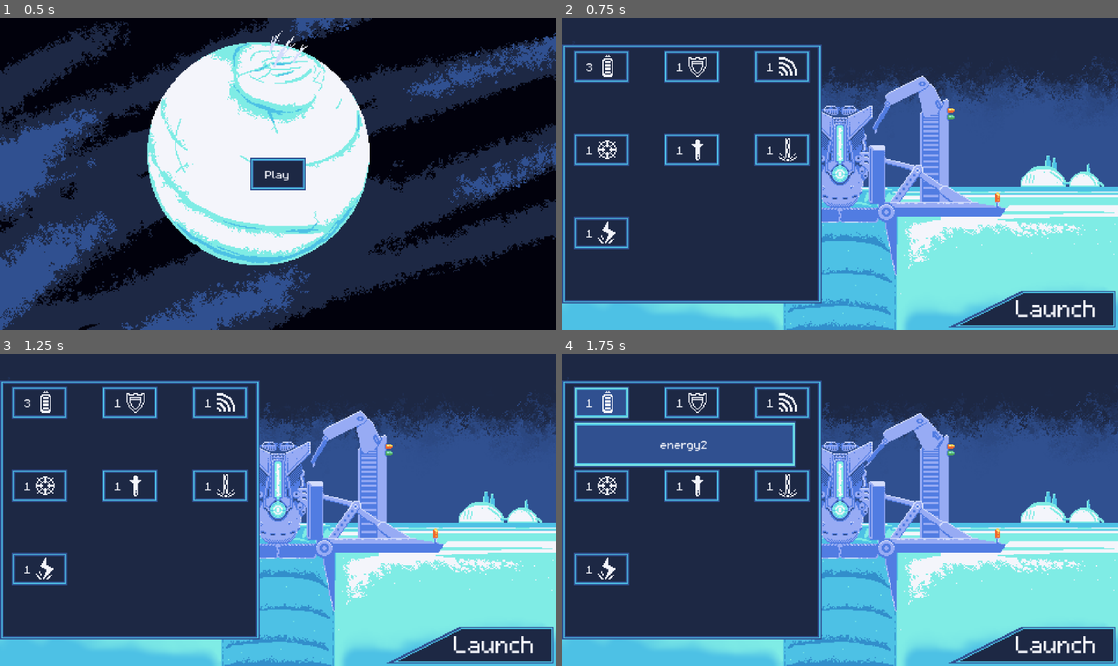
Above: before the commit, frames 1-4 (two rows, left to right).
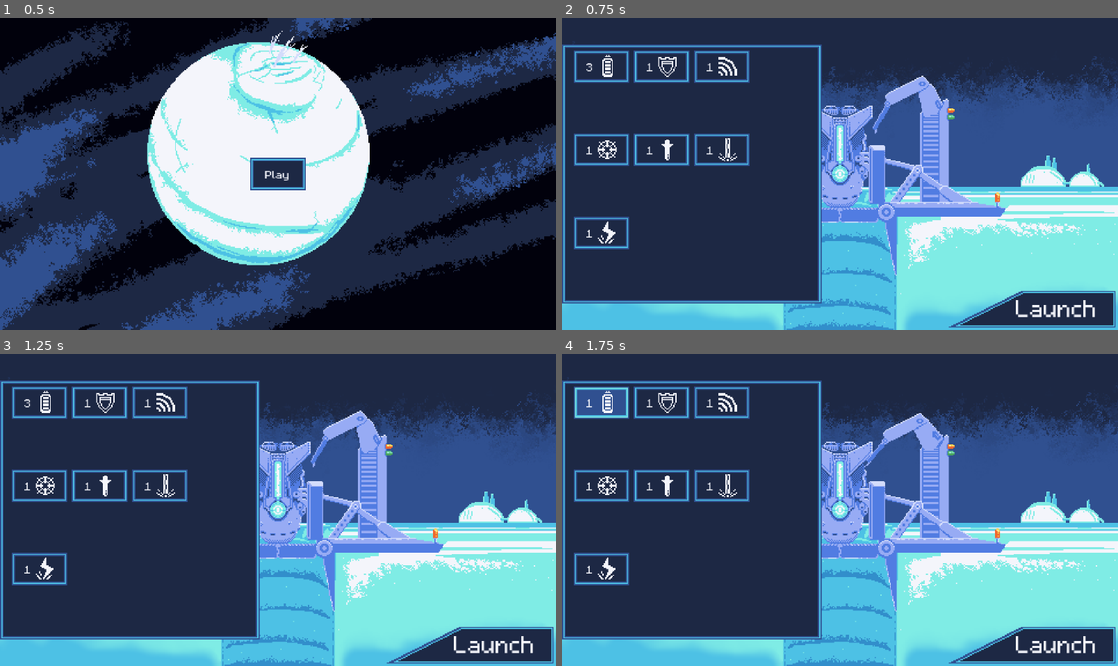
Above: after the commit, the same moments.

Repository: austingwatson/Depths
Game: Godot game, scene res://scenes/title_screen.tscn
The game is run twice, just before and just after one commit, with the same random seed, the same clock (stepped at 60 frames per second) and the same inputs.
Inputs (mouse positions are in pixels of both pictures, inside the frame that each line leads up to):
- Up to frame 1 (0.5 s): no input
- Up to frame 2 (0.75 s): click "Play" at 0.5 s
- Up to frame 3 (1.25 s): no input
- Up to frame 4 (1.75 s): click (600, 403) at 1.25 s

Frame 1 is identical in both runs. In frame 2, 2.6% of the frame differs, in the area x 12-45%, y 10-48%; in frame 3, 2.6%; in frame 4, 8.5%, in the area x 2-45%, y 10-48%.

Commit message:
finsihed laser

Diff:
--- a/project.godot
+++ b/project.godot
@@ -86,6 +86,7 @@
 2d_physics/layer_3="Enemy"
 2d_physics/layer_4="Neutral"
 2d_physics/layer_5="Research"
+2d_physics/layer_6="Enemy Laser"
 
 [rendering]
 
--- a/resources/player_stats.tres
+++ b/resources/player_stats.tres
@@ -25,7 +25,7 @@
 torpedo_cooldown = 1.0
 torpedo_homing = 0.0
 laser_damage = 1
-laser_energy = 25.0
+laser_energy = 1.0
 laser_cooldown = 1.0
 laser_tick_speed = 1.0
 shock_damage = 1
--- a/scenes/entity/actor/floater.tscn
+++ b/scenes/entity/actor/floater.tscn
@@ -83,7 +83,7 @@
 deceleration = 500.0
 
 [node name="HurtBox" parent="." node_paths=PackedStringArray("entity") instance=ExtResource("2_41qwq")]
-collision_layer = 8
+collision_layer = 40
 collision_mask = 2
 entity = NodePath("..")
 max_health = 1
--- a/scenes/entity/actor/hunter_fish.tscn
+++ b/scenes/entity/actor/hunter_fish.tscn
@@ -42,7 +42,7 @@
 show_time = 2.5
 
 [node name="HurtBox" parent="." node_paths=PackedStringArray("entity") instance=ExtResource("3_vbyxb")]
-collision_layer = 4
+collision_layer = 36
 collision_mask = 2
 entity = NodePath("..")
 max_health = 1
--- a/scenes/entity/actor/player.tscn
+++ b/scenes/entity/actor/player.tscn
@@ -62,9 +62,6 @@
 cooldown = 5.0
 
 [node name="TorpedoCooldown" parent="SkillCooldowns" instance=ExtResource("6_b81v7")]
-cooldown = 1.0
-
-[node name="LaserCooldown" parent="SkillCooldowns" instance=ExtResource("6_b81v7")]
 cooldown = 1.0
 
 [node name="ShockCooldown" parent="SkillCooldowns" instance=ExtResource("6_b81v7")]
--- a/scenes/entity/actor/urchin.tscn
+++ b/scenes/entity/actor/urchin.tscn
@@ -73,7 +73,7 @@
 vframes = 2
 
 [node name="HurtBox" parent="." node_paths=PackedStringArray("entity") instance=ExtResource("3_oxdx7")]
-collision_layer = 4
+collision_layer = 36
 collision_mask = 2
 entity = NodePath("..")
 max_health = 1
--- a/scenes/entity/projectile/laser.tscn
+++ b/scenes/entity/projectile/laser.tscn
@@ -37,7 +37,7 @@
 
 [node name="Laser" type="RayCast2D"]
 target_position = Vector2(0, 0)
-collision_mask = 13
+collision_mask = 33
 script = ExtResource("1")
 growth_time = 1.0
 
@@ -100,3 +100,9 @@
 scale_amount_max = 0.5
 scale_amount_curve = SubResource("Curve_lconw")
 color_ramp = SubResource("Gradient_ku2hi")
+
+[node name="Timer" type="Timer" parent="."]
+wait_time = 0.25
+one_shot = true
+
+[connection signal="timeout" from="Timer" to="." method="_on_timer_timeout"]
--- a/scenes/game.tscn
+++ b/scenes/game.tscn
@@ -10,6 +10,7 @@
 [ext_resource type="Texture2D" uid="uid://dd60ahlecpedw" path="res://assets/textures/level/dark_currents_parallax.png" id="7_vtaks"]
 [ext_resource type="Texture2D" uid="uid://dokvvrp78f7cn" path="res://assets/textures/level/ice_tunnel.png" id="8_gee14"]
 [ext_resource type="PackedScene" uid="uid://cnnmg6jwxpv4p" path="res://scenes/entity/ice_shelf.tscn" id="9_0tnpc"]
+[ext_resource type="Texture2D" uid="uid://ccn0ikslju12v" path="res://assets/textures/effects/2d_point_light.png" id="9_kvpfn"]
 
 [sub_resource type="Curve" id="Curve_gee14"]
 _limits = [1.0, 10.0, 0.0, 10000.0]
@@ -116,6 +117,9 @@
 centered = false
 offset = Vector2(-480, -187)
 
+[node name="PointLight2D" type="PointLight2D" parent="IceTunnel"]
+texture = ExtResource("9_kvpfn")
+
 [node name="HUD" parent="." instance=ExtResource("1_uwrxv")]
 
 [node name="WorldEnvironment" type="WorldEnvironment" parent="."]
--- a/scenes/ui/shop.tscn
+++ b/scenes/ui/shop.tscn
@@ -51,7 +51,6 @@
 script = ExtResource("1_ahsc1")
 
 [node name="Background" type="TextureRect" parent="."]
-custom_minimum_size = Vector2(50, 0)
 layout_mode = 2
 texture = SubResource("AtlasTexture_8v20v")
 
@@ -69,7 +68,6 @@
 
 [node name="GridContainer" type="GridContainer" parent="Background/MarginContainer"]
 layout_mode = 2
-theme_override_constants/h_separation = 30
 theme_override_constants/v_separation = 40
 columns = 3
 
--- a/scripts/entity/actor/player.gd
+++ b/scripts/entity/actor/player.gd
@@ -25,8 +25,8 @@
 @onready var sonar := $Sonar
 @onready var sonar_cooldown := $SkillCooldowns/SonarCooldown
 @onready var torpedo_cooldown := $SkillCooldowns/TorpedoCooldown
-@onready var laser_cooldown := $SkillCooldowns/LaserCooldown
 @onready var shock_cooldown := $SkillCooldowns/ShockCooldown
+@onready var laser := $Laser
 var player_stats: PermStats = EntityManager.player_stats
 var no_power := false
 var initial_drop := true
@@ -60,9 +60,6 @@
 
 	torpedo_cooldown.cooldown = player_stats.weapon_cooldown + player_stats.torpedo_cooldown
 	torpedo_cooldown.timer.wait_time = player_stats.weapon_cooldown + player_stats.torpedo_cooldown
-
-	laser_cooldown.cooldown = player_stats.weapon_cooldown + player_stats.laser_cooldown
-	laser_cooldown.timer.wait_time = player_stats.weapon_cooldown + player_stats.laser_cooldown
 
 	shock_cooldown.cooldown = player_stats.weapon_cooldown + player_stats.shock_cooldown
 	shock_cooldown.timer.wait_time = player_stats.weapon_cooldown + player_stats.shock_cooldown
@@ -98,18 +95,15 @@
 				else:
 					weapon = Weapon.TORPEDO
 
-	print(weapon)
-
 
 func _physics_process(delta: float) -> void:
 	var direction := Vector2.RIGHT.rotated(rotation)
-
-	if Input.is_action_just_pressed("test_weapon"):
-		$Laser.is_casting = not $Laser.is_casting
 
 	if no_power or initial_drop:
 		movement.stop(direction, delta)
 		return
+	elif laser.is_casting:
+		energy.use_energy(player_stats.laser_energy)
 
 	if Input.is_action_pressed("rotate"):
 		var dir: float = movement.turn(get_global_mouse_position(), delta)
@@ -139,7 +133,7 @@
 	if global_position.y <= 20:
 		global_position.y = 20
 
-	if Input.is_action_pressed("shoot"):
+	if Input.is_action_just_pressed("shoot"):
 		match weapon:
 			Weapon.TORPEDO:
 				if not torpedo_cooldown.on_cooldown:
@@ -147,10 +141,7 @@
 					ProjectileManager.add_friendly_torpedo(global_position, direction, rotation, player_stats.torpedo_damage + player_stats.damage)
 					energy.use_energy(player_stats.torpedo_energy)
 			Weapon.LASER:
-				if not laser_cooldown.on_cooldown:
-					laser_cooldown.use()
-					# use laser here
-					energy.use_energy(player_stats.laser_energy)
+				laser.is_casting = not laser.is_casting
 			Weapon.SHOCK:
 				if not shock_cooldown.on_cooldown:
 					shock_cooldown.use()
@@ -178,6 +169,7 @@
 	#emergency_light.visible = true
 	thrusting.paused = true
 	flicker.start()
+	laser.is_casting = false
 
 
 func _on_energy_charging() -> void:
--- a/scripts/entity/projectile/laser.gd
+++ b/scripts/entity/projectile/laser.gd
@@ -20,8 +20,11 @@
 @onready var casting_particles := $CastingParticles2D
 @onready var collision_particles := $CollisionParticles2D
 @onready var beam_particles := $BeamParticles2D
+@onready var timer := $Timer
 
 @onready var line_width: float = fill.width
+var damage := 1
+var can_hit := true
 
 
 func _ready() -> void:
@@ -65,6 +68,10 @@
 		cast_point = to_local(get_collision_point())
 		collision_particles.global_rotation = get_collision_normal().angle()
 		collision_particles.position = cast_point
+		if get_collider() is HurtBox and can_hit:
+			can_hit = false
+			get_collider().take_damage(damage)
+			timer.start()
 
 	fill.points[1] = cast_point
 	beam_particles.position = cast_point * 0.5
@@ -82,3 +89,7 @@
 		tween.kill()
 	tween = create_tween()
 	tween.tween_property(fill, "width", 0, growth_time).from_current()
+
+
+func _on_timer_timeout() -> void:
+	can_hit = true
--- a/scripts/ui/upgrade.gd
+++ b/scripts/ui/upgrade.gd
@@ -42,6 +42,7 @@
 func _on_pressed() -> void:
 	var success := player_stats.buy(store_names[current_upgrade])
 	if success:
+		tool_tip.visible = false
 		current_upgrade += 1
 		if current_upgrade >= store_names.size():
 			queue_free()
Not shown: 1 places in scenes/game.tscn that only renumber resources
